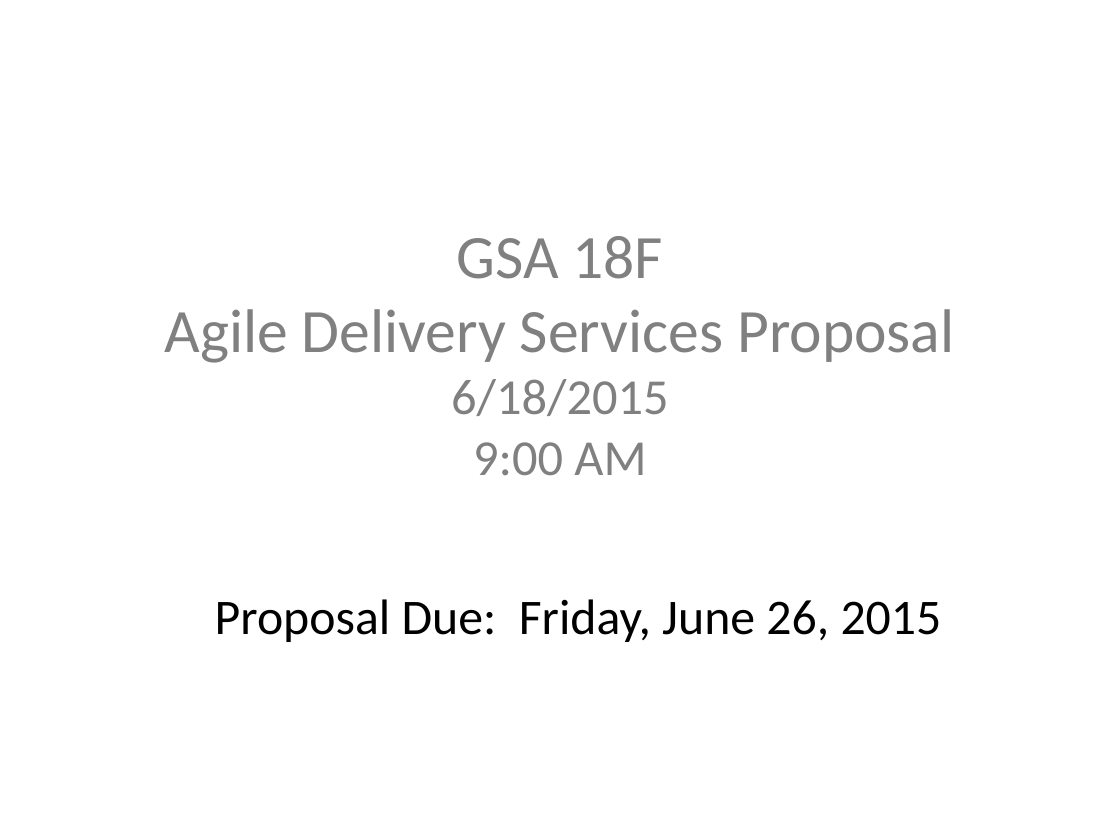
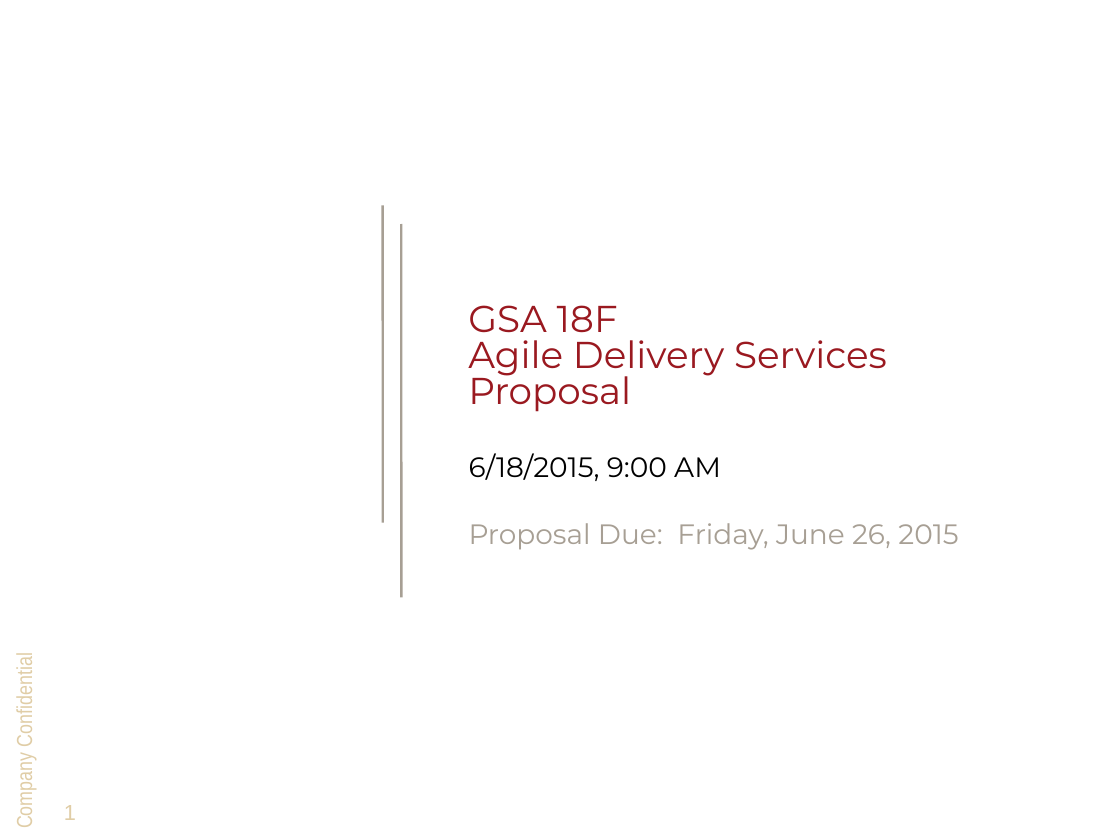
Before and after one commit to DevTechnology/DRIC, a slide deck: slide 1 of Appendix E-Approach Criteria Evidence/criteria A-1 GSA 18F kick off.pptx. Drawn at 1120x840 pixels with LibreOffice and Linux fonts; fonts in the diff are those of the drawing; background and template pictures are left out. Boxes give left, top, right and bottom in pixels: in the first picture for what was removed or moved away, otherwise in the second. Text is boxed around its words. In the diff, an @@ line names an element or a change of style, - is before the commit and + after.

Commit message:
Updated format

```diff
--- a/Appendix E-Approach Criteria Evidence/criteria A-1 GSA 18F kick off.pptx
+++ b/Appendix E-Approach Criteria Evidence/criteria A-1 GSA 18F kick off.pptx
@@ line added from (383, 205) to (383, 523), #A79F94 1.5 pt @@
@@ line added from (401, 224) to (401, 597), #A79F94 1.5 pt @@
@@ text "GSA 18F Agile Delivery Services ..." at <box>468,305,887,412</box>: vertical alignment middle to top @@
@@ text at <box>468,305,887,412</box>: text changed; size 39.6 to 24 pt; font Calibri to Montserrat; text colour #808080 to #9A1920 @@
-GSA 18F
-Agile Delivery Services Proposal
-6/18/2015
-9:00 AM
+GSA 18F
+Agile Delivery Services Proposal
@@ title added at <box>469,453,958,550</box>, 18 pt, text #A79F94 @@
+6/18/2015, 9:00 AM
+Proposal Due: Friday, June 26, 2015
@@ subtitle removed at <box>215,599,942,642</box> @@
-Proposal Due: Friday, June 26, 2015
@@ text added at <box>12,662,37,827</box>, 14 pt, text #E0CDA6 @@
+Company Confidential
@@ page number added at <box>64,805,76,820</box>, 14 pt, text #E0CDA6 @@
+1
```
Also in this commit, not shown: 7 other slides changed.
